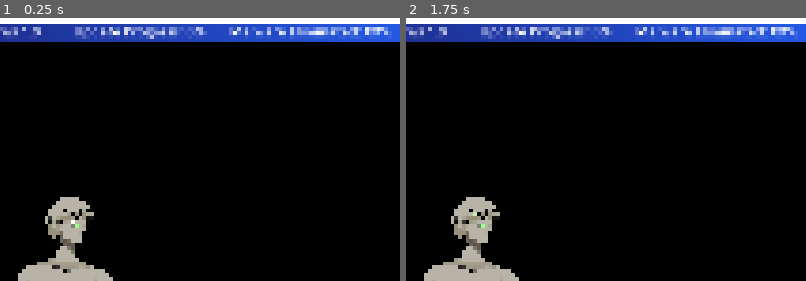
Above: before the commit, frames 1-2 (left to right).
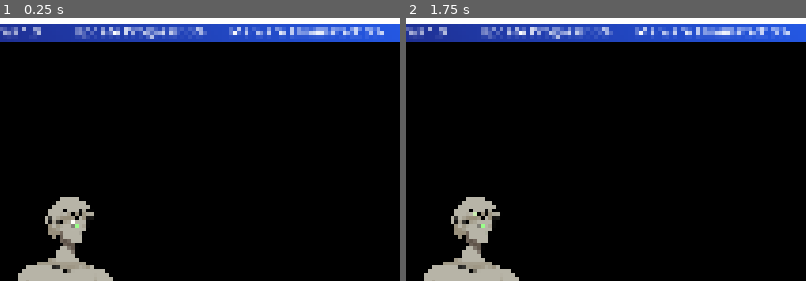
Above: after the commit, the same moments.

Repository: HaroldHuynh/2026GameJam
Game: Godot game, scene res://levels/level_1.tscn
The game is run twice, just before and just after one commit, with the same random seed, the same clock (stepped at 60 frames per second) and the same inputs.
Inputs (mouse positions are % of the whole screen's width and height, from its top left):
- Up to frame 1 (0.25 s): no input
- Up to frame 2 (1.75 s): tap Enter at 0.5, 1.55 s; move the mouse to (72, 45) at 0.52 s; hold D (right) 0.53-1.28 s; hold Enter 0.53-1.28 s; move the mouse to (30, 55) at 1.27 s; hold S (down) from 1.28 s (still down); tap Space (attack) at 1.35 s
The pictures show only the part of the screen within x 41-91%, y 0-50%; the shares and areas given below are measured in that part.

The runs differ from the first frame. In frame 1, 0.2% of the frame differs, in the area x 91-98%, y 3-7%; in frame 2, 0.2%.

Commit message:
limit enemy spawn

Diff:
--- a/enemy/enemy.gd
+++ b/enemy/enemy.gd
@@ -20,15 +20,15 @@
 	direction = direction.normalized()
 	velocity = direction * speed
 	move_and_slide()
-	look_at(player.position)
 
 func die():
 	alive = false
 	get_parent().updateExp()
-
+	get_parent().updateCompletion()
 	queue_free()
 
 
 func _on_area_2d_body_entered(body: Node2D) -> void:
 	hit_player.emit()
+	get_node("../EnemySpawner").enemies_spawned -= 1
 	queue_free()
--- a/enemy/enemy_spawner.gd
+++ b/enemy/enemy_spawner.gd
@@ -6,7 +6,9 @@
 
 var enemy_scene = preload("res://enemy/enemy.tscn")
 var spawn_points := []
-var max_enemies = 5
+var max_enemies = 30
+var maxEnemiesOnScreen = 5
+var enemies_spawned = 0
 
 # Called when the node enters the scene tree for the first time.
 func _ready() -> void:
@@ -17,13 +19,14 @@
 
 func _on_timer_timeout() -> void:
 	var enemies = get_tree().get_nodes_in_group("enemies")
-	if enemies.size() < max_enemies:
+	if enemies.size() < maxEnemiesOnScreen and enemies_spawned < max_enemies:
 		var spawn = spawn_points[randi() % spawn_points.size()]
 		var enemy = enemy_scene.instantiate()
 		enemy.position = spawn.position
 		enemy.hit_player.connect(hit)
 		level.add_child(enemy)
 		enemy.add_to_group("enemies")
+		enemies_spawned += 1
 
 func hit():
 	hit_p.emit()
--- a/levels/level_1.gd
+++ b/levels/level_1.gd
@@ -8,6 +8,7 @@
 var damage : int
 var moveSpeed : int
 var gameOver : bool
+var completion : int
 
 # Called when the node enters the scene tree for the first time.
 func _ready() -> void:
@@ -22,6 +23,7 @@
 func new_game():
 	$GameOver.hide()
 	$LevelUpWindow.hide()
+	completion = 0
 	maxHP = 10
 	hp = 10
 	exp = 0
@@ -33,6 +35,7 @@
 	$player.atkSpeed = atkSpeed
 	$BulletManager.damage = damage
 	$player.reset()
+	$Hud/CompletionLabel.text = "Malware Eliminated: " + str(completion) + "%"
 	$Hud/HPLabel.text = "Memory: " + str(100 - int((hp / maxHP) * 100)) + "%"
 	$Hud/EXPLabel.text = "Update Progress: " + str(exp) + "%"
 	$Hud/LevelLabel.text = "Windows 1." + str(level)
@@ -60,6 +63,9 @@
 	get_tree().paused = true
 	$LevelUpWindow.show()
 
+func updateCompletion():
+	completion += 3
+	$Hud/CompletionLabel.text = "Malware Eliminated: " + str(completion) + "%"
 
 
 func damageUp():
